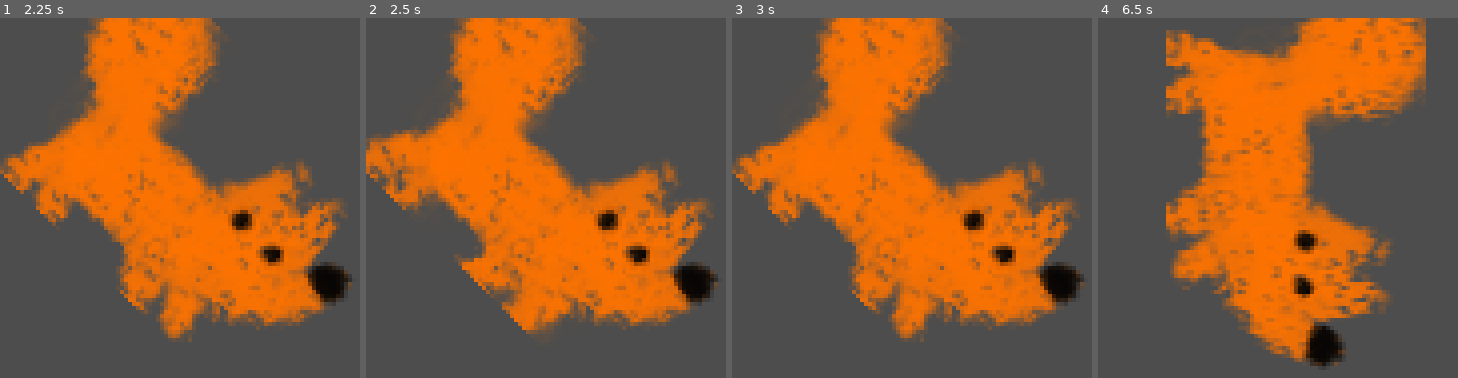
Above: before the commit, frames 1-4 (left to right).
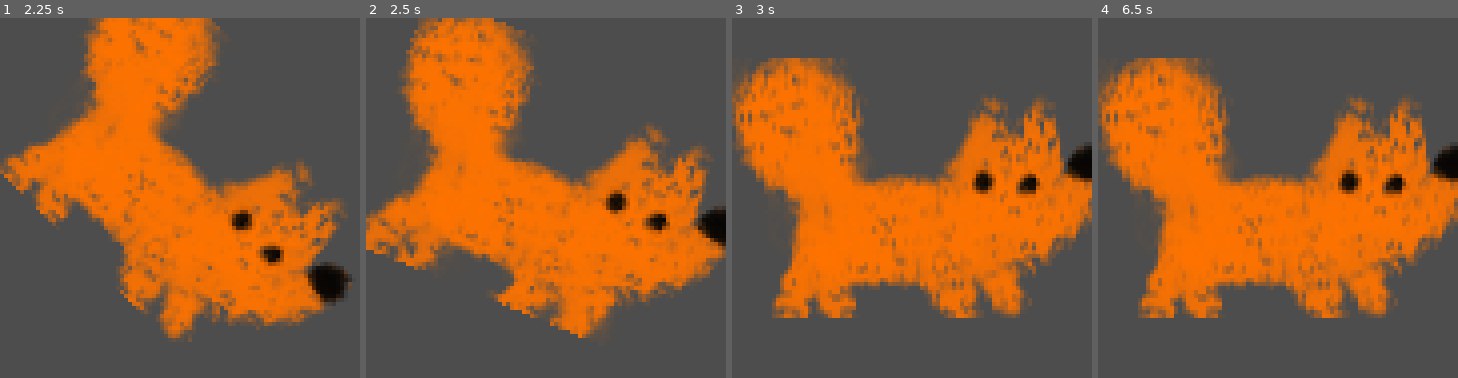
Above: after the commit, the same moments.

Repository: fracter2/Floof-bday-2025
Game: Godot game, scene res://foof.tscn
Same seed, same stepped clock (60 frames per second), same inputs: the game is played once before the commit and once after it.
Inputs (mouse positions are in pixels of both pictures, inside the frame that each line leads up to):
- Up to frame 1 (2.25 s): tap Enter at 0.5, 2 s; move the mouse to (259, 180) at 0.52 s; click (259, 180) at 0.6 s; right-click (259, 180) at 0.8 s; tap Space at 1.25 s; move the mouse to (108, 216) at 1.27 s; right-click (108, 216) at 1.35 s; tap Mouse wheel down (wheelDown) at 1.55, 2.1 s; move the mouse to (216, 118) at 2.02 s
- Up to frame 2 (2.5 s): tap Mouse wheel up (wheelUp, bound only after the commit) at 2.3 s
- Up to frame 3 (3 s): tap Space at 2.75 s; move the mouse to (894, 270) at 2.77 s; tap Mouse wheel up (wheelUp, bound only after the commit) at 2.85 s
- Up to frame 4 (6.5 s): click (1260, 270) at 3.05 s; move the mouse to (1386, 252) at 3.52 s; click (1386, 252) at 3.6 s; right-click (1386, 252) at 3.8 s; move the mouse to (1170, 144) at 4.27 s; right-click (1170, 144) at 4.35 s; tap Mouse wheel down (wheelDown) at 4.55, 5.1 s; move the mouse to (1296, 198) at 5.02 s; tap Mouse wheel up (wheelUp, bound only after the commit) at 5.3, 5.85 s; move the mouse to (1224, 108) at 5.77 s; click (1224, 108) at 6.05 s

Frame 1 is identical in both runs. In frame 2, 37% of the frame differs, in the area x 0-100%, y 0-89%; in frame 3, 45%; in frame 4, 57%, in the area x 0-100%, y 0-97%.

Commit message:
Foof Dragging

Diff:
--- a/foof.gd
+++ b/foof.gd
@@ -11,6 +11,8 @@
 var target_pos:Vector2
 var mouse_in:bool = false;
 var dragging:bool = false;
+
+@export var pull_strength:float = 400
 
 @export var audio_player: AudioPlayer
 
@@ -44,22 +46,22 @@
 		if (window.position.x  + window.size.x) > area.end.x and velocity.x > 0: velocity.x *= -1
 		if (window.position.y + window.size.y) > area.end.y and velocity.y > 0: velocity.y *= -1
 
+	if dragging:
+		var pos_delta:Vector2 = DisplayServer.mouse_get_position() - (window.position + window.size/2)
+		velocity += ((pull_strength * abs(pos_delta).normalized()) * pos_delta) * delta
+
 	## Launch the foof slightly.
 	if Input.is_action_just_pressed("click") and mouse_in:
 		velocity += Vector2.UP * stats.click_force
 		audio_player.disturbed_sound()
 
 	## Drag the foof. Might need a invisible "cursor-bound" window for seing the release trigger
-	if Input.is_action_just_pressed("click2") and mouse_in:
-		dragging = true
-
-	if Input.is_action_just_released("click2") and dragging:
-		pass
+	if Input.is_action_just_pressed("click2") and mouse_in: dragging = true
+	if Input.is_action_just_released("click2") and dragging: dragging = false
 
 	if mouse_in:
-		if Input.is_action_just_pressed("wheelDown"):
-			$Sprite2D.rotation_degrees += 22.5
-
+		if Input.is_action_just_pressed("wheelDown"): $Sprite2D.rotation_degrees += 22.5
+		if Input.is_action_just_pressed("wheelUp"): $Sprite2D.rotation_degrees -= 22.5
 
 
 func _on_mouse_entered():
@@ -79,7 +81,7 @@
 	movement_dir = DisplayServer.mouse_get_position() - (window.position + window.size/2)
 	velocity += movement_dir.normalized() * stats.step_force * k
 
-	audio_player.walking_sound()
+	if not dragging: audio_player.walking_sound()
 	switch_sprite()
 	flip_sprite()
 
--- a/project.godot
+++ b/project.godot
@@ -58,6 +58,16 @@
 "events": [Object(InputEventMouseButton,"resource_local_to_scene":false,"resource_name":"","device":-1,"window_id":0,"a …(253 unchanged characters)…
 ]
 }
+wheelUp={
+"deadzone": 0.5,
+"events": [Object(InputEventMouseButton,"resource_local_to_scene":false,"resource_name":"","device":-1,"window_id":0,"alt_pressed":false,"shift_pressed":false,"ctrl_pressed":false,"meta_pressed":false,"button_mask":0,"position":Vector2(0, 0),"global_position":Vector2(0, 0),"factor":1.0,"button_index":4,"canceled":false,"pressed":false,"double_click":false,"script":null)
+]
+}
+middleMouse={
+"deadzone": 0.5,
+"events": [Object(InputEventMouseButton,"resource_local_to_scene":false,"resource_name":"","device":-1,"window_id":0,"alt_pressed":false,"shift_pressed":false,"ctrl_pressed":false,"meta_pressed":false,"button_mask":0,"position":Vector2(0, 0),"global_position":Vector2(0, 0),"factor":1.0,"button_index":3,"canceled":false,"pressed":false,"double_click":false,"script":null)
+]
+}
 
 [rendering]
 
